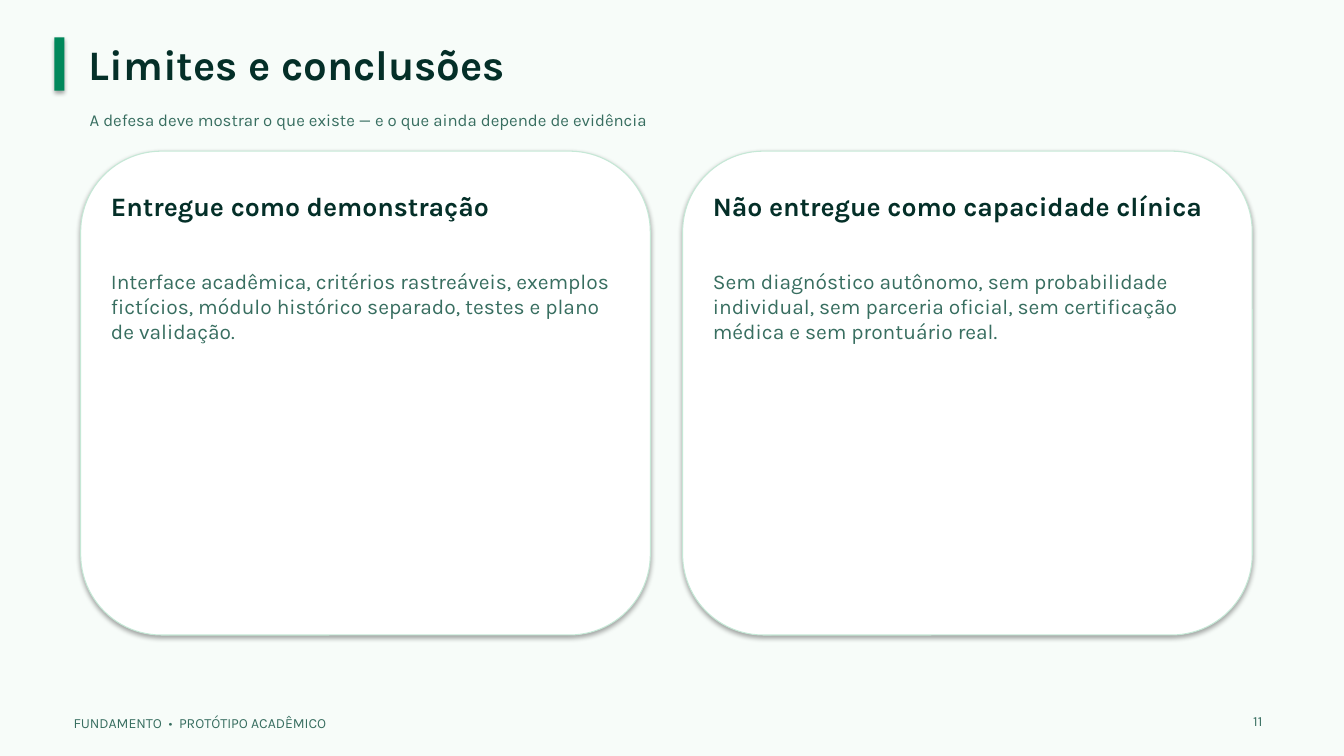
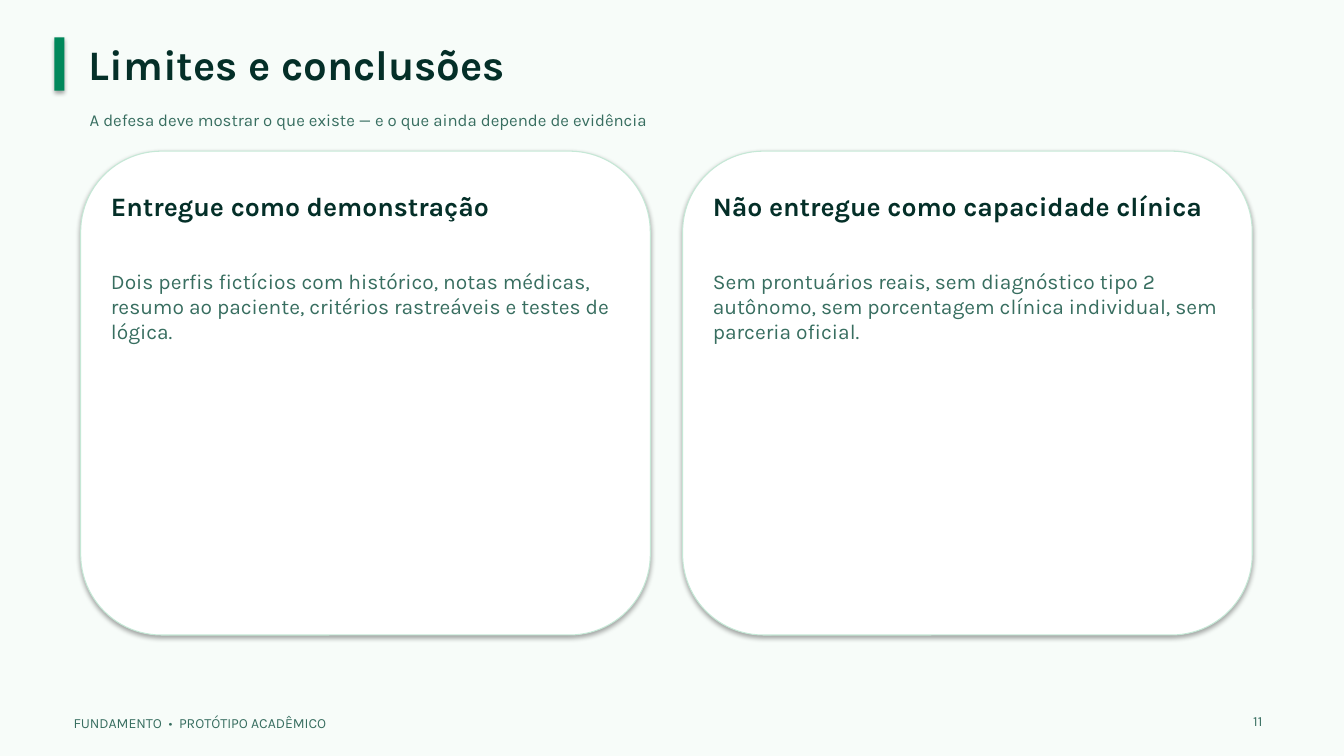
Before and after one commit to Bruno-Eneas/Fundamento, a slide deck: slide 11 of docs/Entrega/Apresentacao_Fundamento.pptx. Drawn at 1344x756 pixels with LibreOffice and Linux fonts; fonts in the diff are those of the drawing. Boxes give left, top, right and bottom in pixels: in the first picture for what was removed or moved away, otherwise in the second. Text is boxed around its words. In the diff, an @@ line names an element or a change of style, - is before the commit and + after.

```diff
--- a/docs/Entrega/Apresentacao_Fundamento.pptx
+++ b/docs/Entrega/Apresentacao_Fundamento.pptx
@@ text at <box>111,273,609,344</box>: text changed @@
-Interface acadêmica, critérios rastreáveis, exemplos fictícios, módulo histórico separado, testes e plano de validação.
+Dois perfis fictícios com histórico, notas médicas, resumo ao paciente, critérios rastreáveis e testes de lógica.
@@ text at <box>713,273,1216,344</box>: text changed @@
-Sem diagnóstico autônomo, sem probabilidade individual, sem parceria oficial, sem certificação médica e sem prontuário real.
+Sem prontuários reais, sem diagnóstico tipo 2 autônomo, sem porcentagem clínica individual, sem parceria oficial.
```
Also in this commit, not shown: 7 other slides changed, 23 other files.
